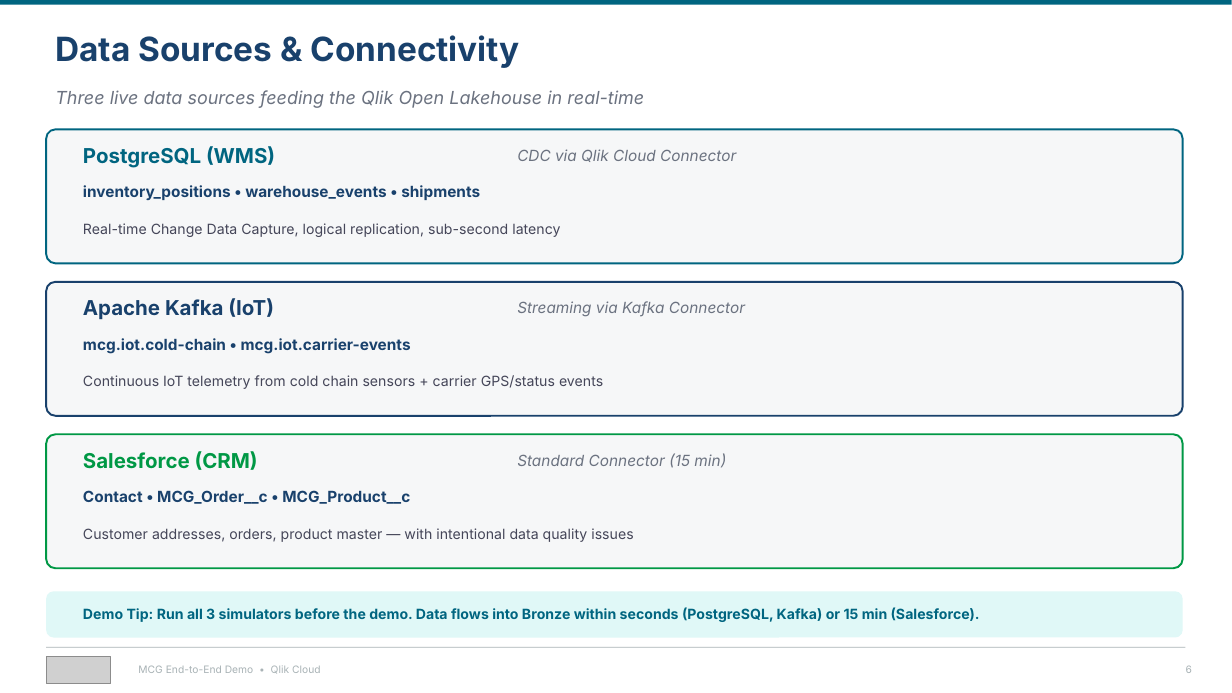
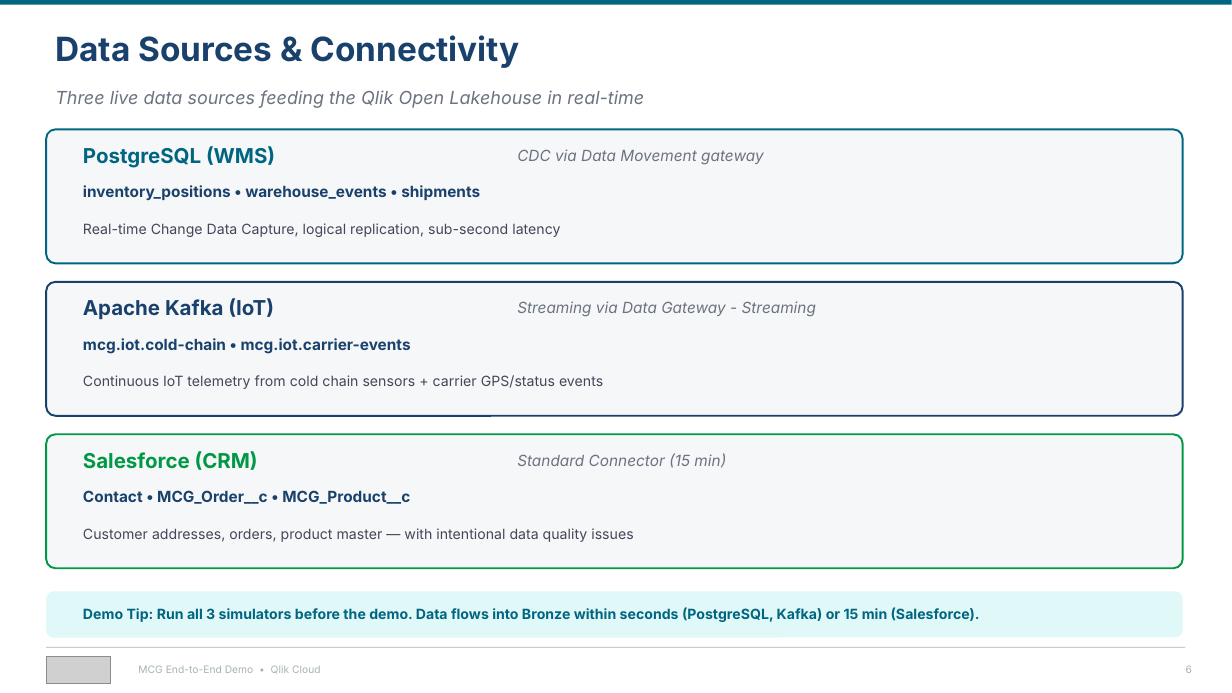
Before and after one commit to robertschoenfeldqlik/meridan_retail_group_qlik_demo_assets, a slide deck: slide 6 of MCG_Demo_Overview_Four_Stories.pptx. Drawn at 1232x693 pixels with LibreOffice and Linux fonts; fonts in the diff are those of the drawing; grey boxes stand for pictures. Boxes give left, top, right and bottom in pixels: in the first picture for what was removed or moved away, otherwise in the second. Text is boxed around its words. In the diff, an @@ line names an element or a change of style, - is before the commit and + after.

```diff
--- a/MCG_Demo_Overview_Four_Stories.pptx
+++ b/MCG_Demo_Overview_Four_Stories.pptx
@@ text at (x1=517, y1=149, x2=764, y2=164): text changed @@
-CDC via Qlik Cloud Connector
+CDC via Data Movement gateway
@@ text at (x1=517, y1=301, x2=816, y2=316): text changed @@
-Streaming via Kafka Connector
+Streaming via Data Gateway - Streaming
```
Also in this commit, not shown: 20 other slides changed, 1 slide added, 27 other files.
